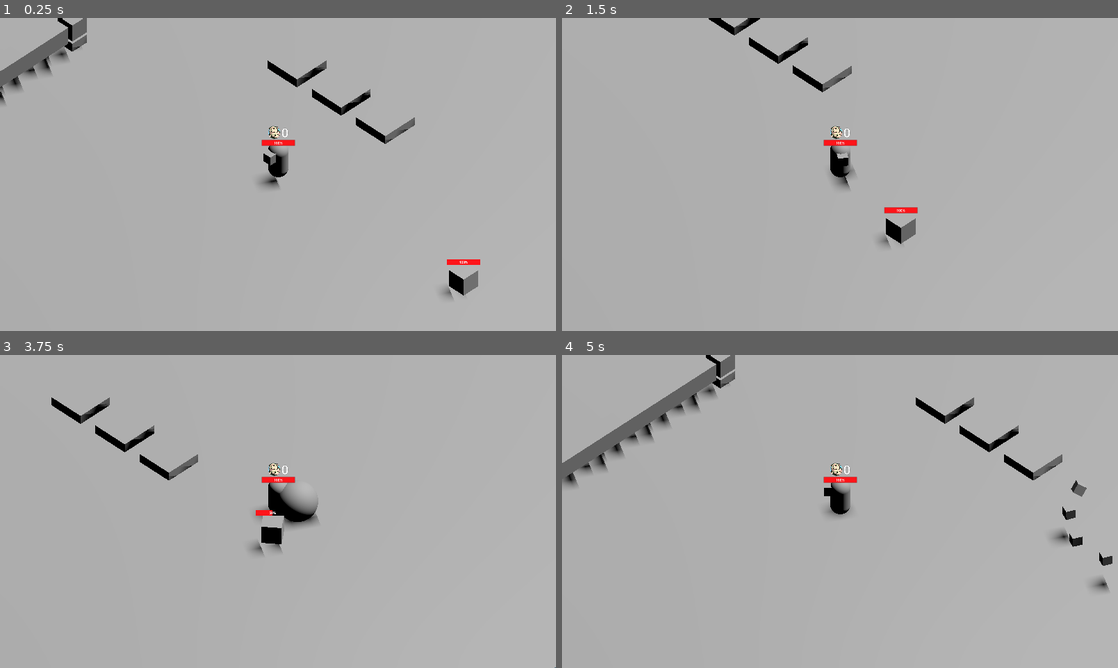
Above: before the commit, frames 1-4 (two rows, left to right).
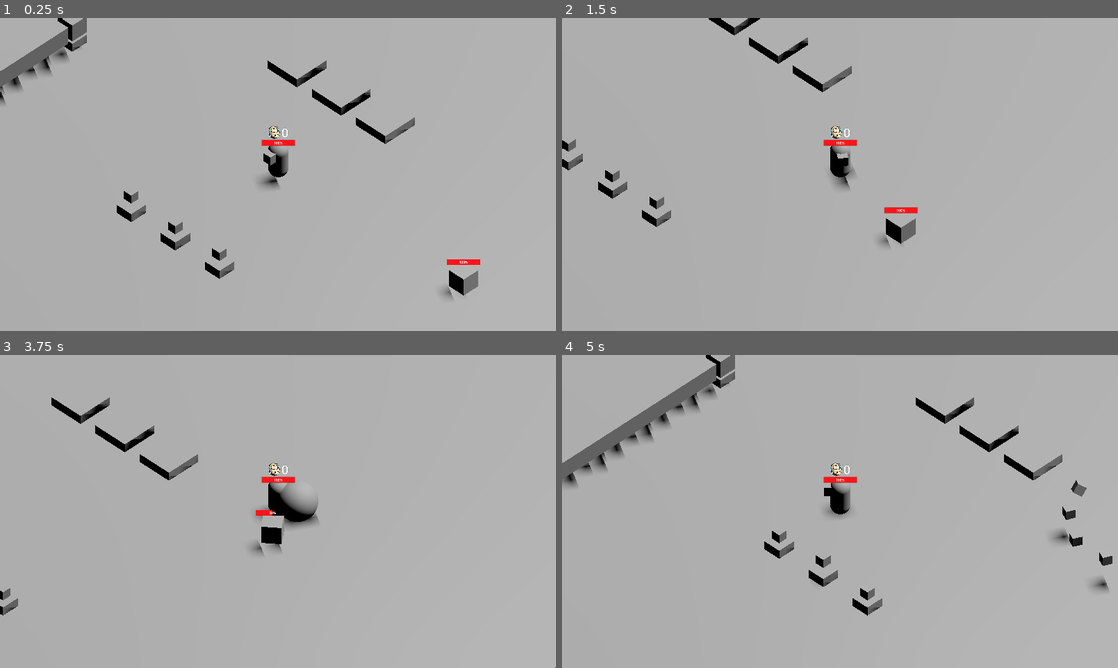
Above: after the commit, the same moments.

Repository: Scrawach/cybertale
Game: Godot game, scene res://root.tscn
Same seed, same stepped clock (60 frames per second), same inputs: the game is played once before the commit and once after it.
Inputs (mouse positions are in pixels of both pictures, inside the frame that each line leads up to):
- Up to frame 1 (0.25 s): no input
- Up to frame 2 (1.5 s): move the mouse to (962, 158) at 0.52 s; hold D (move_right) 0.53-1.28 s; click (962, 158) at 0.6 s; move the mouse to (728, 190) at 1.27 s; hold S (move_backward) from 1.28 s (still down); tap Space (dash) at 1.35 s
- Up to frame 3 (3.75 s): move the mouse to (333, 442) at 2.02 s; release S (move_backward) at 2.03 s; hold D (move_right) 2.03-2.78 s; click (333, 442) at 2.1 s; move the mouse to (250, 574) at 2.77 s; hold W (move_forward) 2.78-3.53 s; tap Space (dash) at 2.85 s; move the mouse to (444, 558) at 3.52 s; hold A (move_left) from 3.53 s (still down); click (444, 558) at 3.6 s
- Up to frame 4 (5 s): keep holding A (move_left); move the mouse to (673, 464) at 4.27 s; tap Space (dash) at 4.35 s

The runs differ from the first frame. In frame 1, 0.6% of the frame differs, in the area x 21-43%, y 55-84%; in frame 2, 0.6%; in frame 3, 0.1%; in frame 4, 0.6%, in the area x 36-58%, y 56-84%.

Commit message:
feature: add blocking shop places with item

Diff:
--- a/src/gameplay/environment/smooth_floating_3d.gd
+++ b/src/gameplay/environment/smooth_floating_3d.gd
@@ -12,5 +12,5 @@
 	initial_position = target.position
 
 func _physics_process(delta: float) -> void:
-	var phase: float = Time.get_ticks_msec() * delta * speed + initial_position.x
+	var phase: float = Time.get_ticks_msec() * delta * speed + target.global_position.x
 	target.position = initial_position + amplitude * Vector3.UP * sin(phase)
--- a/src/gameplay/hero/coint_pickup_ui.tscn
+++ b/src/gameplay/hero/coint_pickup_ui.tscn
@@ -6,6 +6,21 @@
 
 [sub_resource type="ViewportTexture" id="ViewportTexture_0nmam"]
 viewport_path = NodePath("SubViewport")
+
+[sub_resource type="Animation" id="Animation_fbawj"]
+length = 0.001
+tracks/0/type = "value"
+tracks/0/imported = false
+tracks/0/enabled = true
+tracks/0/path = NodePath("HBoxContainer/Control/TextureRect:scale")
+tracks/0/interp = 1
+tracks/0/loop_wrap = true
+tracks/0/keys = {
+"times": PackedFloat32Array(0),
+"transitions": PackedFloat32Array(1),
+"update": 0,
+"values": [Vector2(1, 1)]
+}
 
 [sub_resource type="Animation" id="Animation_66aj5"]
 resource_name = "pickup"
@@ -21,21 +36,6 @@
 "transitions": PackedFloat32Array(1, 1, 1, 1),
 "update": 0,
 "values": [Vector2(1, 1), Vector2(0.7, 1.4), Vector2(1.1, 0.9), Vector2(1, 1)]
-}
-
-[sub_resource type="Animation" id="Animation_fbawj"]
-length = 0.001
-tracks/0/type = "value"
-tracks/0/imported = false
-tracks/0/enabled = true
-tracks/0/path = NodePath("HBoxContainer/Control/TextureRect:scale")
-tracks/0/interp = 1
-tracks/0/loop_wrap = true
-tracks/0/keys = {
-"times": PackedFloat32Array(0),
-"transitions": PackedFloat32Array(1),
-"update": 0,
-"values": [Vector2(1, 1)]
 }
 
 [sub_resource type="AnimationLibrary" id="AnimationLibrary_fbawj"]
--- /dev/null
+++ b/src/gameplay/shop/shop_item_place.tscn
@@ -0,0 +1,24 @@
+[gd_scene load_steps=4 format=3 uid="uid://dxa4qw700f0gr"]
+
+[ext_resource type="Script" uid="uid://bvbf52vy74pv0" path="res://gameplay/environment/smooth_floating_3d.gd" id="1_bf30i"]
+
+[sub_resource type="BoxMesh" id="BoxMesh_vyht1"]
+
+[sub_resource type="BoxMesh" id="BoxMesh_bf3um"]
+size = Vector3(0.5, 0.5, 0.5)
+
+[node name="Shop Item Place" type="Node3D"]
+
+[node name="MeshInstance3D" type="MeshInstance3D" parent="."]
+mesh = SubResource("BoxMesh_vyht1")
+
+[node name="Item" type="Node3D" parent="."]
+
+[node name="MeshInstance3D" type="MeshInstance3D" parent="Item"]
+transform = Transform3D(1, 0, 0, 0, 1, 0, 0, 0, 1, 0, 1.03248, 0)
+mesh = SubResource("BoxMesh_bf3um")
+
+[node name="SmoothFloating3D" type="Node" parent="Item" node_paths=PackedStringArray("target")]
+script = ExtResource("1_bf30i")
+target = NodePath("..")
+metadata/_custom_type_script = "uid://bvbf52vy74pv0"
--- a/src/project.godot
+++ b/src/project.godot
@@ -19,13 +19,13 @@
 boot_splash/bg_color=Color(0, 0, 0, 1)
 boot_splash/show_image=false
 boot_splash/fullsize=false
-boot_splash/image="uid://bth8w4rcupw66"
 config/icon="uid://j4k0h7ijwbpb"
 
 [display]
 
 window/size/viewport_width=1920
 window/size/viewport_height=1080
+window/size/mode=3
 window/size/window_width_override=1152
 window/size/window_height_override=600
 window/stretch/mode="viewport"
--- a/src/root.tscn
+++ b/src/root.tscn
@@ -1,10 +1,11 @@
-[gd_scene load_steps=12 format=3 uid="uid://c2g8sgf4l5mlb"]
+[gd_scene load_steps=13 format=3 uid="uid://c2g8sgf4l5mlb"]
 
 [ext_resource type="PackedScene" uid="uid://btn6jwawira3l" path="res://gameplay/camera/camera_point.tscn" id="1_pq8q7"]
 [ext_resource type="PackedScene" uid="uid://crlg8ydib8anl" path="res://gameplay/hero/hero.tscn" id="2_pyidc"]
 [ext_resource type="PackedScene" uid="uid://cgvvgdk5wett8" path="res://gameplay/enemies/turret/turret.tscn" id="3_vvh5c"]
 [ext_resource type="PackedScene" uid="uid://bkfe7or2qr1ti" path="res://gameplay/enemies/virus/chasing_virus.tscn" id="4_28aoi"]
 [ext_resource type="PackedScene" uid="uid://b5aahq5yu7fuu" path="res://gameplay/enemies/spikes/spikes.tscn" id="5_jnlp7"]
+[ext_resource type="PackedScene" uid="uid://dxa4qw700f0gr" path="res://gameplay/shop/shop_item_place.tscn" id="6_l8v81"]
 
 [sub_resource type="ProceduralSkyMaterial" id="ProceduralSkyMaterial_vho56"]
 sky_horizon_color = Color(0.662243, 0.671743, 0.686743, 1)
@@ -84,4 +85,12 @@
 [node name="Shop" type="Node3D" parent="World3D"]
 transform = Transform3D(1, 0, 0, 0, 1, 0, 0, 0, 1, 0, 0, 7)
 
+[node name="Shop Item Place" parent="World3D/Shop" instance=ExtResource("6_l8v81")]
+
+[node name="Shop Item Place2" parent="World3D/Shop" instance=ExtResource("6_l8v81")]
+transform = Transform3D(1, 0, 0, 0, 1, 0, 0, 0, 1, 3, 0, 0)
+
+[node name="Shop Item Place3" parent="World3D/Shop" instance=ExtResource("6_l8v81")]
+transform = Transform3D(1, 0, 0, 0, 1, 0, 0, 0, 1, -3, 0, 0)
+
 [node name="CanvasLayer" type="CanvasLayer" parent="."]
